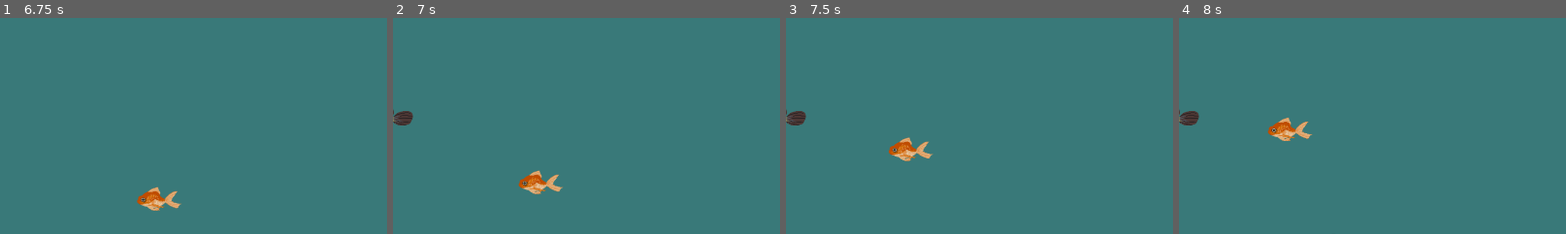
Above: before the commit, frames 1-4 (left to right).
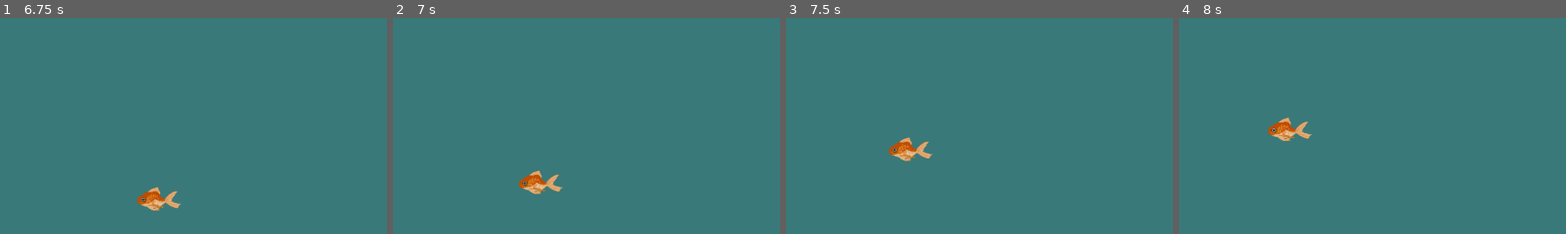
Above: after the commit, the same moments.

Repository: RajwolChapagain/Fishing-Mini-Game
Game: Godot game, scene res://main.tscn
The game is run twice, just before and just after one commit, with the same random seed, the same clock (stepped at 60 frames per second) and the same inputs. The engine's default icon, where the game draws it, is replaced by a stand-in: a white triangle on a blue panel in a dark square.
Inputs (mouse positions are % of the whole screen's width and height, from its top left):
- Up to frame 1 (6.75 s): tap Enter at 0.5, 2, 3.5 s; move the mouse to (72, 45) at 0.52 s; press the mouse at (72, 45) at 0.53 s; tap Space at 1.25, 2.75, 4.25 s; move the mouse to (30, 55) at 1.27 s; release the mouse at (30, 55) at 1.28 s; click (30, 55) at 1.35 s; move the mouse to (60, 28) at 2.02 s; press the mouse at (60, 28) at 2.03 s; move the mouse to (45, 70) at 2.77 s; release the mouse at (45, 70) at 2.78 s; click (45, 70) at 2.85 s; move the mouse to (80, 65) at 3.52 s; press the mouse at (80, 65) at 3.53 s; move the mouse to (20, 35) at 4.27 s; release the mouse at (20, 35) at 4.28 s; click (20, 35) at 4.35 s; move the mouse to (55, 50) at 5.02 s; press the mouse at (55, 50) at 5.03 s; move the mouse to (35, 25) at 5.77 s; release the mouse at (35, 25) at 5.78 s; click (35, 25) at 5.85 s; move the mouse to (72, 45) at 6.52 s; press the mouse at (72, 45) at 6.53 s
- Up to frame 2 (7 s): no input
- Up to frame 3 (7.5 s): move the mouse to (30, 55) at 7.27 s; release the mouse at (30, 55) at 7.28 s; click (30, 55) at 7.35 s
- Up to frame 4 (8 s): no input
The pictures show only the part of the screen within x 0-50%, y 50-100%; the shares and areas given below are measured in that part.

Frame 1 is identical in both runs. In frame 2, 0.3% of the frame differs, in the area x 0-6%, y 42-50%; in frame 3, 0.3%; in frame 4, 0.3%.

Commit message:
Prevent fish getting spooked after initial throw

Diff:
--- a/fish.gd
+++ b/fish.gd
@@ -29,7 +29,8 @@
 
 func _on_vision_radius_area_entered(area):
 	if area.name == "Bobber":
-		target = area.global_position
+		if not area.get_node("SpookRadius").monitorable:
+			target = area.global_position
 
 func _on_move_timer_timeout():
 	target += Vector2(randi_range(-move_radius, move_radius), randi_range(-move_radius, move_radius))
@@ -47,10 +48,11 @@
 
 func _on_area_entered(area):
 	if area.name == "Bobber":
-		hooked = true
-		$MoveTimer.stop()
-		$EscapeTimer.start()
-		fish_hooked.emit(clicks_to_catch)
+		if not area.get_node("SpookRadius").monitorable:
+			hooked = true
+			$MoveTimer.stop()
+			$EscapeTimer.start()
+			fish_hooked.emit(clicks_to_catch)
 
 	if area.name == "SpookRadius":
 		var additional_distance = 10
--- a/fisherman.gd
+++ b/fisherman.gd
@@ -30,11 +30,14 @@
 	if pos.x < $Marker2D.global_position.x and pos.y > water_level:
 		$Bobber.global_position = pos
 		is_thrown = true
+		await get_tree().create_timer(0.1).timeout
+		$Bobber/SpookRadius.monitorable = false
 
 func pull_fishing_line():
 	clicks_to_pull = 0
 	catch_hooked_fish()
 	$Bobber.position = $Marker2D.position
+	$Bobber/SpookRadius.monitorable = true
 	is_thrown = false
 
 func _on_bobber_area_entered(area):
--- a/level1/level_1.tscn
+++ b/level1/level_1.tscn
@@ -19,6 +19,7 @@
 position = Vector2(1729, 318)
 
 [node name="Spawner" parent="." instance=ExtResource("2_wguwc")]
+one_shot = true
 fishes = Array[PackedScene]([ExtResource("4_a7y8v"), ExtResource("3_oefr3")])
 big_fish_scene = ExtResource("6_i8krd")
 
